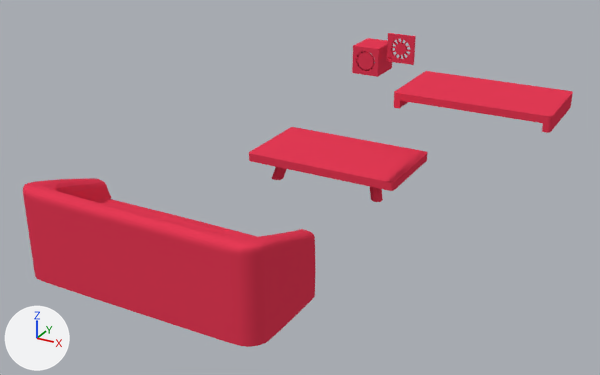
One commit to the Blender file modells/smartroom.blend: the scene before it, then after it.
The view is the same before and after, from a camera (50 mm lens) standing at (50.1, -86.1, 42.5) and looking at (0.8, 3.5, -2.3). Lighting does not change. The marker at lower left points along +X, +Y and +Z.

Names of what the first picture shows: 'Asztal', 'Kanapé mesh', 'asztal lap', 'ventillátor grille', 'ventillátor grille.002'.
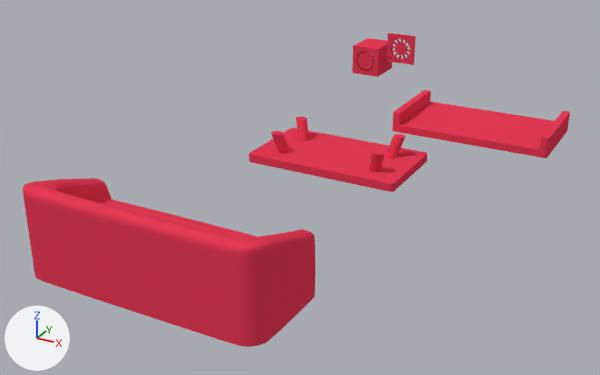
The change in detail:
Object 'asztal lap' (ob_asztal_lap) turns from (0, 0, 0) to (0, -180, 0) degrees about x, y and z.
Object 'Asztal' (ob_asztal) turns from (0, 0, 0) to (0, -180, 0) degrees about x, y and z.

Location of each change, (x1, y1, x2, y2) in pixels of the pictures (600 x 375 px):
'asztal lap', turned
    before: (394, 71, 573, 133)
    after: (392, 90, 570, 158)
'Asztal', turned
    before: (249, 127, 428, 202)
    after: (249, 117, 427, 192)
